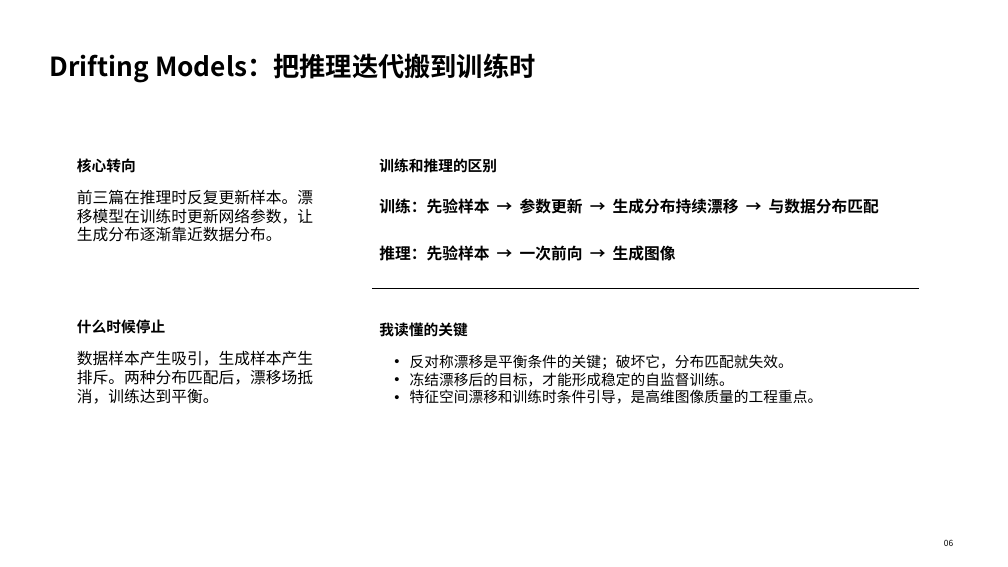
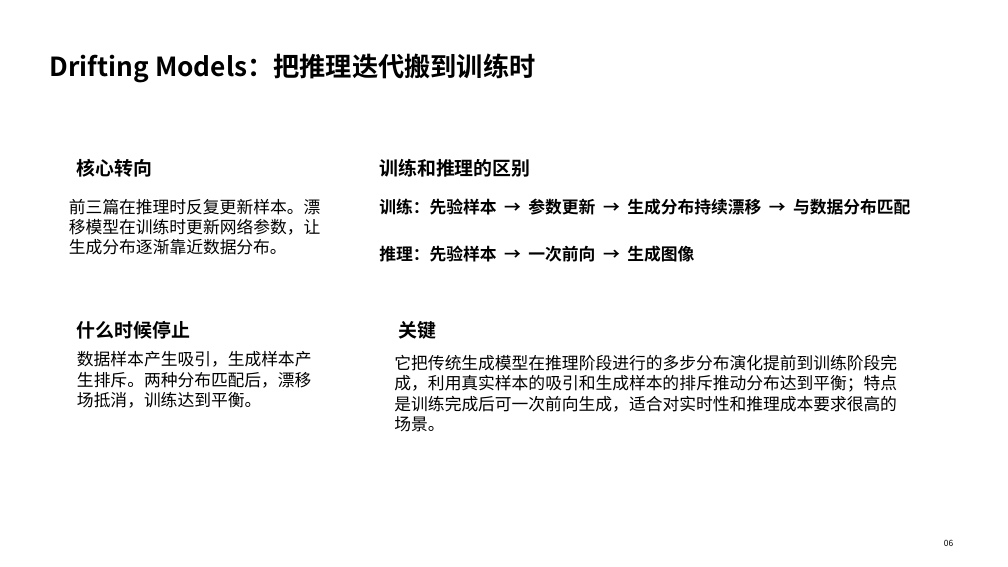
Before and after one commit to Gsheen76/My-Obsidian, a slide deck: slide 6 of 项目/学习/多任务成像/相关论文/四篇生成模型组会汇报_优化版.pptx. Drawn at 1008x567 pixels with LibreOffice and Linux fonts; fonts in the diff are those of the drawing. Boxes give left, top, right and bottom in pixels: in the first picture for what was removed or moved away, otherwise in the second. Text is boxed around its words. In the diff, an @@ line names an element or a change of style, - is before the commit and + after.

```diff
--- a/项目/学习/多任务成像/相关论文/四篇生成模型组会汇报_优化版.pptx
+++ b/项目/学习/多任务成像/相关论文/四篇生成模型组会汇报_优化版.pptx
@@ text "前三篇在推理时反复更新样本。漂移模型在训练时更新网络参数，让生成分布逐渐靠近数据分布。": place and size @@
-text "前三篇在推理时反复更新样本。漂移模型在训练时更新网络参数，让生成分布逐渐靠近数据分布。" at [77, 189, 313, 242]
+text "前三篇在推理时反复更新样本。漂移模型在训练时更新网络参数，让生成分布逐渐靠近数据分布。" at [69, 199, 320, 255]
@@ line removed from (372, 289) to (919, 289) @@
@@ size 14 to 18 pt in 3 elements at [379, 159, 530, 177], [77, 159, 153, 177], [77, 321, 190, 339] @@
@@ text at [399, 321, 437, 339]: text changed; size 14 to 18 pt @@
-我读懂的关键
+关键
@@ size 15 to 16 pt in 4 elements at [379, 245, 694, 262], [379, 198, 910, 215], [69, 199, 320, 255], [77, 351, 312, 408] @@
@@ text at [394, 355, 897, 432]: text changed; size 14 to 16 pt @@
-• 反对称漂移是平衡条件的关键；破坏它，分布匹配就失效。
-• 冻结漂移后的目标，才能形成稳定的自监督训练。
-• 特征空间漂移和训练时条件引导，是高维图像质量的工程重点。
+它把传统生成模型在推理阶段进行的多步分布演化提前到训练阶段完成，利用真实样本的吸引和生成样本的排斥推动分布达到平衡；特点是训练完成后可一次前向生成，适合对实时性和推理成本要求很高的场景。
```
Also in this commit, not shown: 8 other slides changed, 1 other file.
